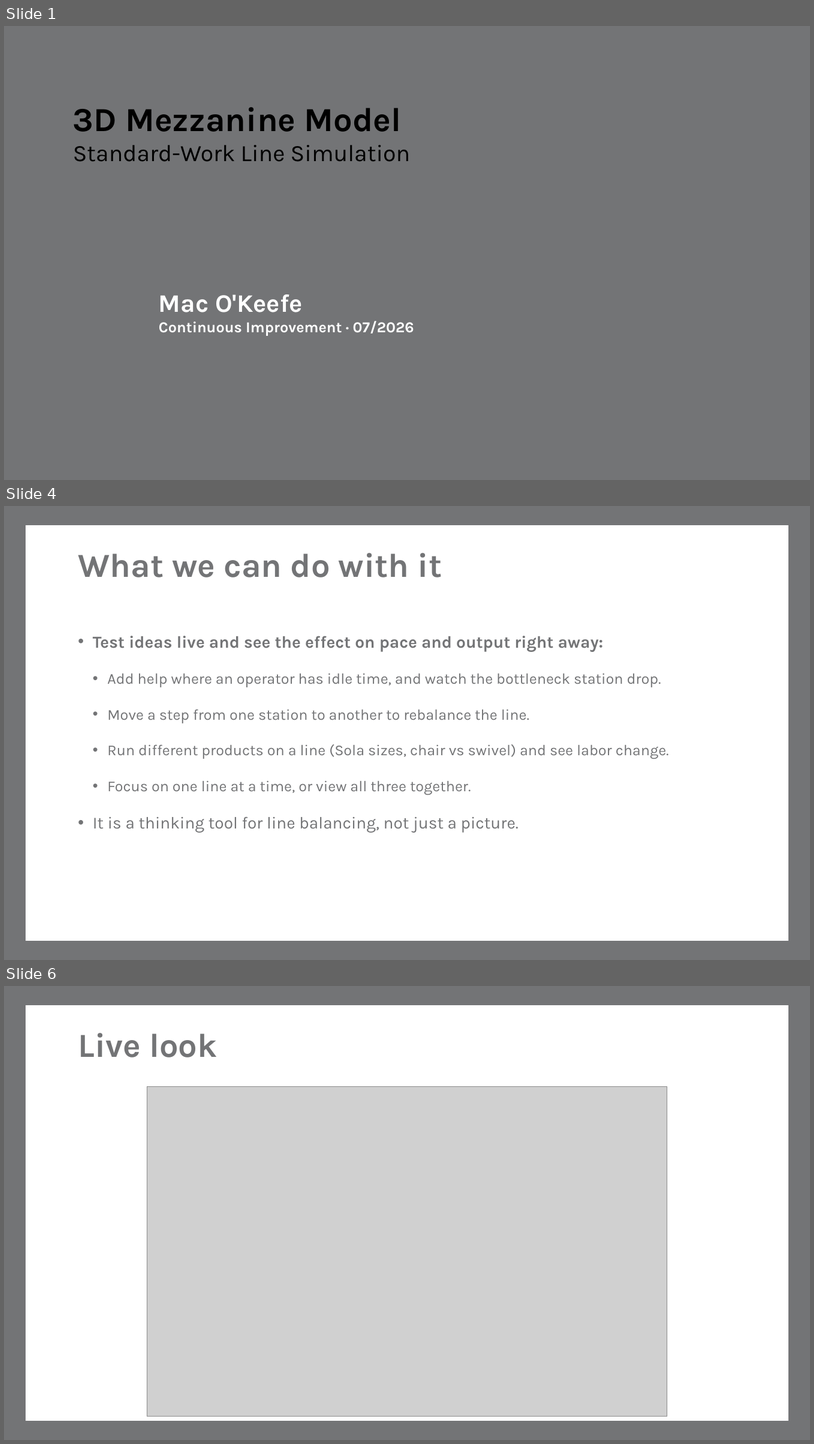
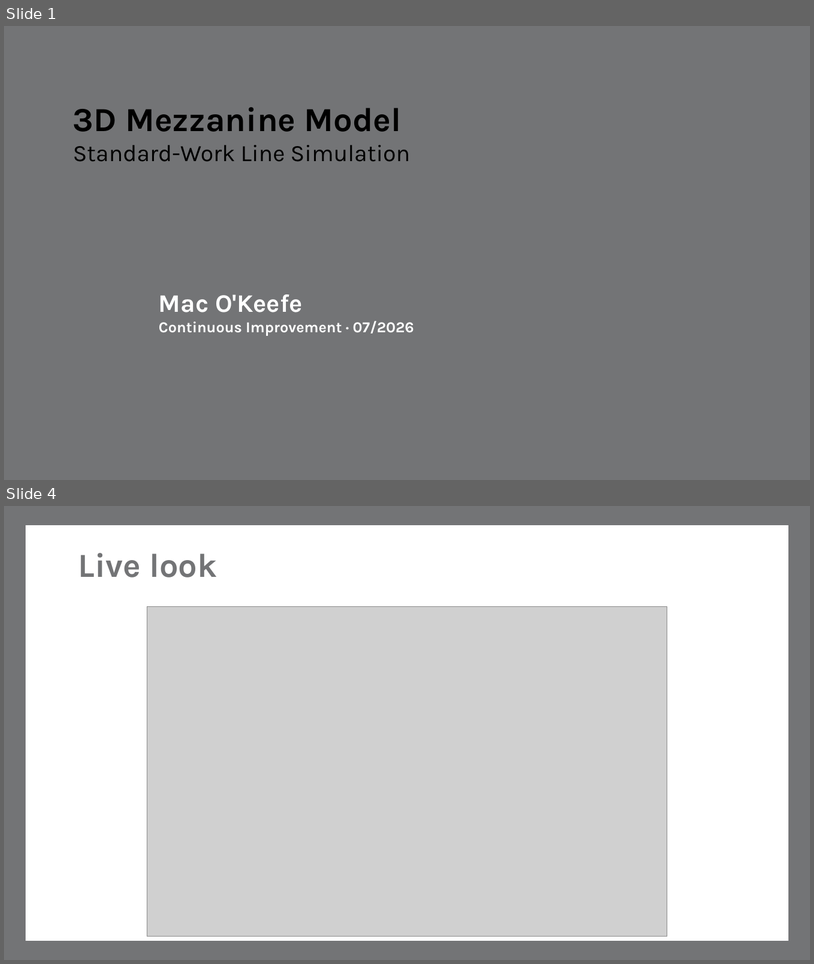
Before and after one commit to macokeefe/claude-code-system, a slide deck: standard-work/standalone/Meritage_3D_Model_Overview.pptx. Shown one above the other, each under a label of ours: slides 1, 4 and 6 before the commit, slides 1 and 4 after it; the slides between them are not shown. The pictures are 814x1444 and 814x964 pixels, drawn with LibreOffice and Linux fonts; fonts in the diff are those of the drawing; grey boxes stand for pictures; background and template pictures are left out. Boxes give left, top, right and bottom in pixels: in the first picture for what was removed or moved away, otherwise in the second. Text is boxed around its words. In the diff, an @@ line names an element or a change of style, - is before the commit and + after.

```diff
--- a/standard-work/standalone/Meritage_3D_Model_Overview.pptx
+++ b/standard-work/standalone/Meritage_3D_Model_Overview.pptx
@@ slide 4 removed at box(4, 506, 810, 960), background #FFFFFF; not listed: 2 template elements that a slide beside it also shows @@
@@ title removed at box(78, 553, 442, 577) @@
-What we can do with it
@@ text removed at box(93, 636, 669, 832) @@
-• Test ideas live and see the effect on pace and output right away:
-  • Add help where an operator has idle time, and watch the bottleneck station drop.
-  • Move a step from one station to another to rebalance the line.
-  • Run different products on a line (Sola sizes, chair vs swivel) and see labor change.
-  • Focus on one line at a time, or view all three together.
-• It is a thinking tool for line balancing, not just a picture.
@@ what was slide 6 is now slide 4 @@
```
Also in this commit, not shown: 2 slides changed, 1 slide added, 3 other slides removed.
